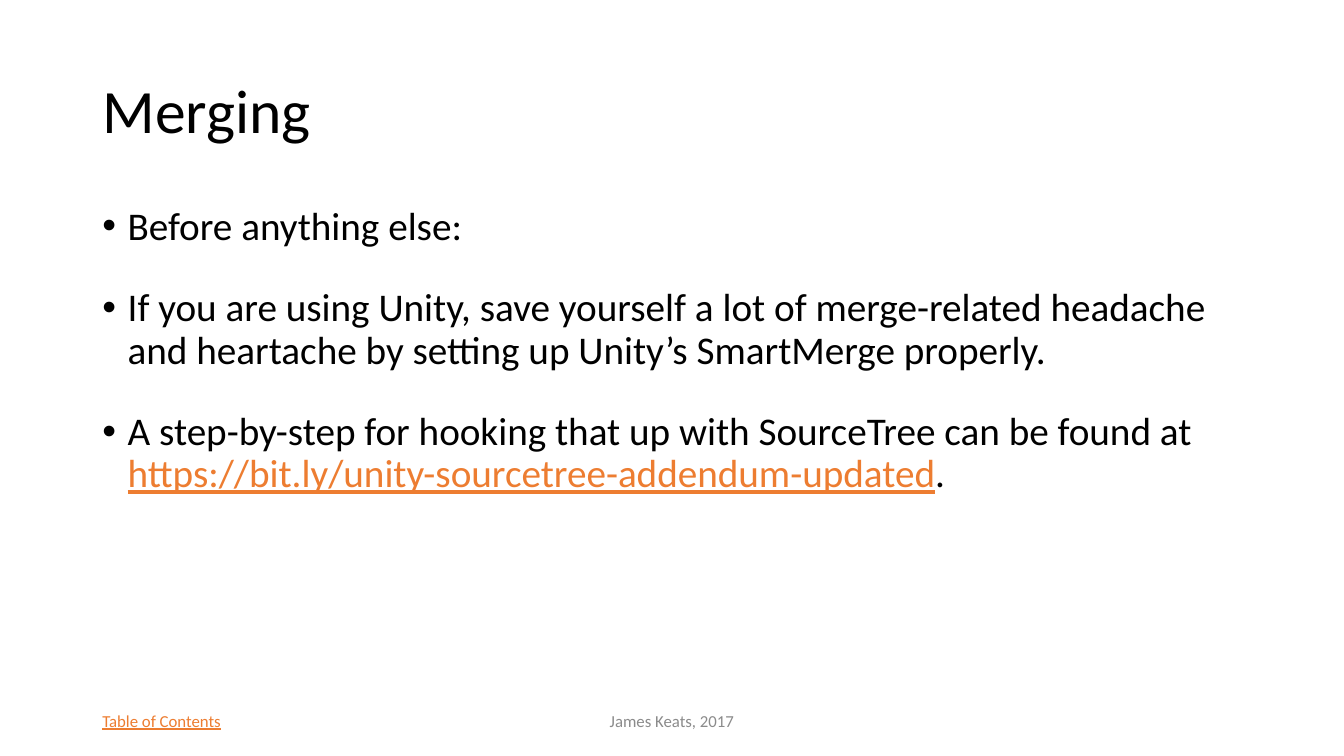
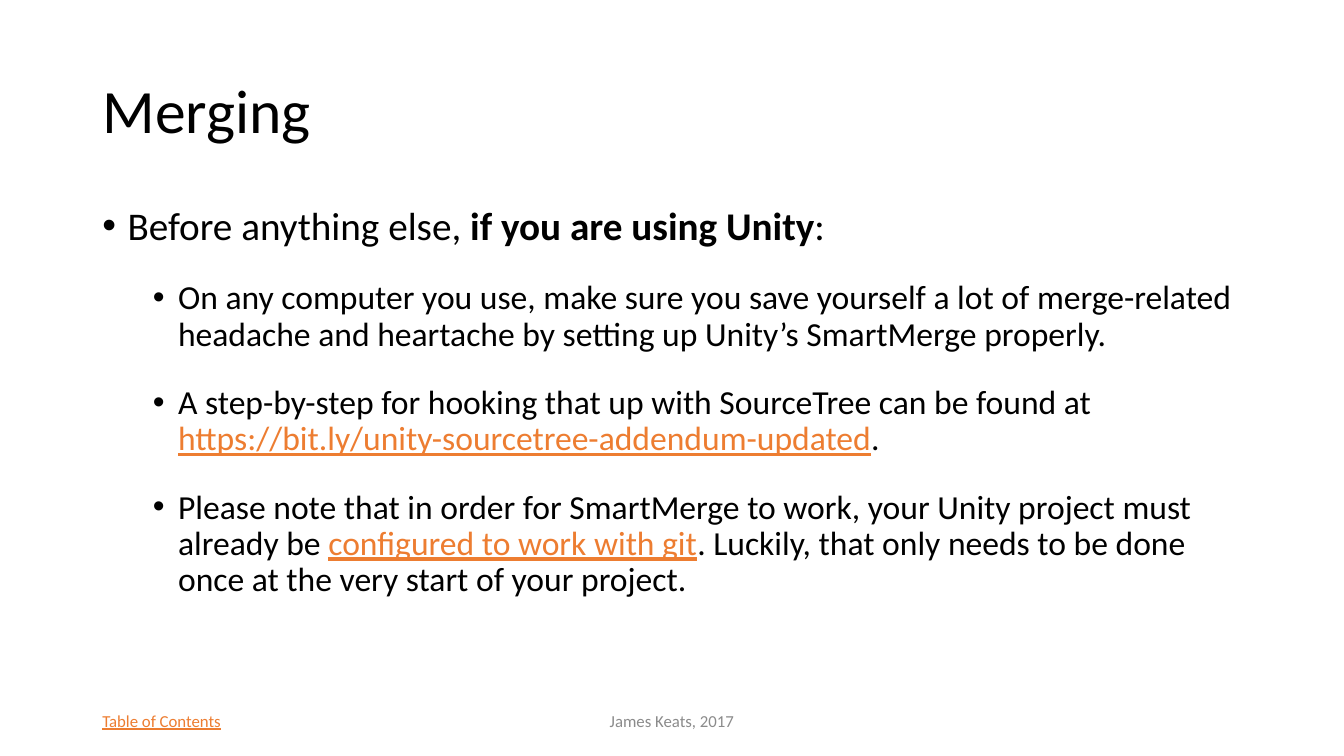
Before and after one commit to growlitheharpo/capstone-git-reference, a slide deck: slide 34 of Understanding Git.pptx. Drawn at 1344x756 pixels with LibreOffice and Linux fonts; fonts in the diff are those of the drawing; background and template pictures are left out. Boxes give left, top, right and bottom in pixels: in the first picture for what was removed or moved away, otherwise in the second. Text is boxed around its words. In the diff, an @@ line names an element or a change of style, - is before the commit and + after.

Commit message:
Expand on the brief "set up Unity SmartMerge" section.

```diff
--- a/Understanding Git.pptx
+++ b/Understanding Git.pptx
@@ text at (128,212,1231,352): text changed; size 28 to 24 pt @@
-• Before anything else:
-• If you are using Unity, save yourself a lot of merge-related headache and heartache by setting up Unity’s SmartMerge properly.
+• Before anything else, if you are using Unity:
+  • On any computer you use, make sure you save yourself a lot of merge-related headache and heartache by setting up Unity’s SmartMerge properly.
@@ text at (178,390,1091,456): size 28 to 24 pt in "A step-by-step for hooking that up with ..."; list level 1 to 2 in "A step-by-step for hooking that ..." @@
@@ text at (178,495,1191,597): paragraph added @@
+  • Please note that in order for SmartMerge to work, your Unity project must already be configured to work with git. Luckily, that only needs to be done once at the very start of your project.
```
Also in this commit, not shown: 1 other slide changed.
